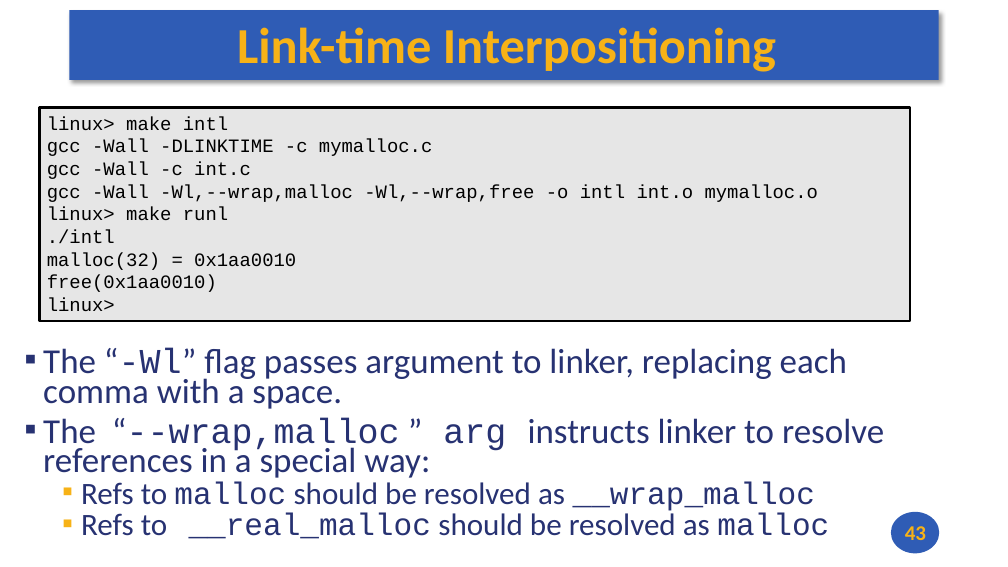
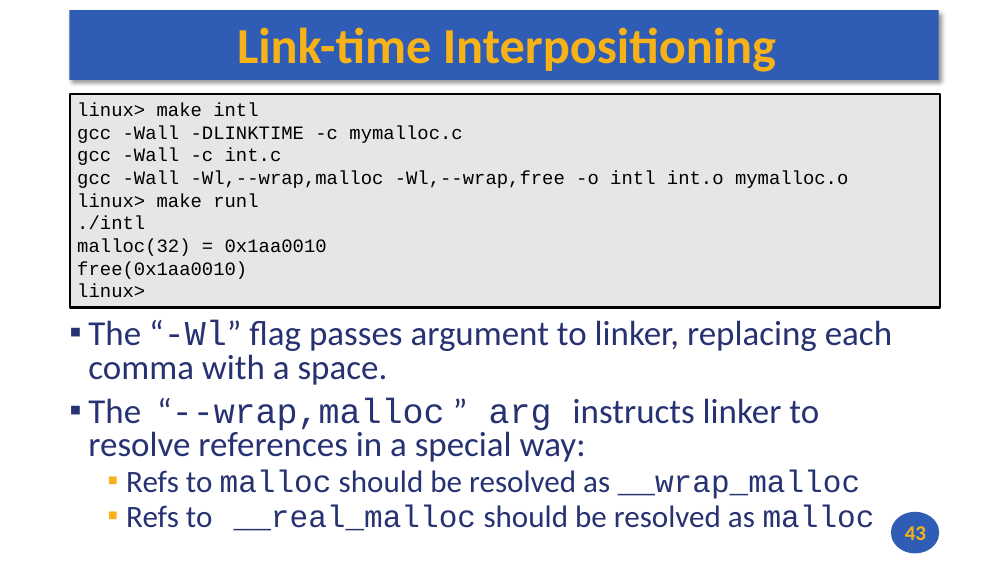
Before and after one commit to andrewt0301/hse-acos-course, a slide deck: slide 43 of docs/part2os/04_Linking/OS_Lecture_04.pptx. Drawn at 1008x567 pixels with LibreOffice and Linux fonts; fonts in the diff are those of the drawing. Boxes give left, top, right and bottom in pixels: in the first picture for what was removed or moved away, otherwise in the second. Text is boxed around its words. In the diff, an @@ line names an element or a change of style, - is before the commit and + after.

```diff
--- a/docs/part2os/04_Linking/OS_Lecture_04.pptx
+++ b/docs/part2os/04_Linking/OS_Lecture_04.pptx
@@ rectangle "linux> make intl": place and size @@
-rectangle "linux> make intl" at [39, 107, 910, 321]
+rectangle "linux> make intl" at [70, 94, 940, 308]
@@ text "The “-Wl” flag passes argument ...": place and size @@
-text "The “-Wl” flag passes argument ..." at [43, 347, 884, 539]
+text "The “-Wl” flag passes argument ..." at [88, 319, 892, 531]
@@ text "The “-Wl” flag passes argument ..." at [88, 319, 892, 531]: line spacing 0.7 to 0.8 @@
```
Also in this commit, not shown: 35 other slides changed, 1 other file.
